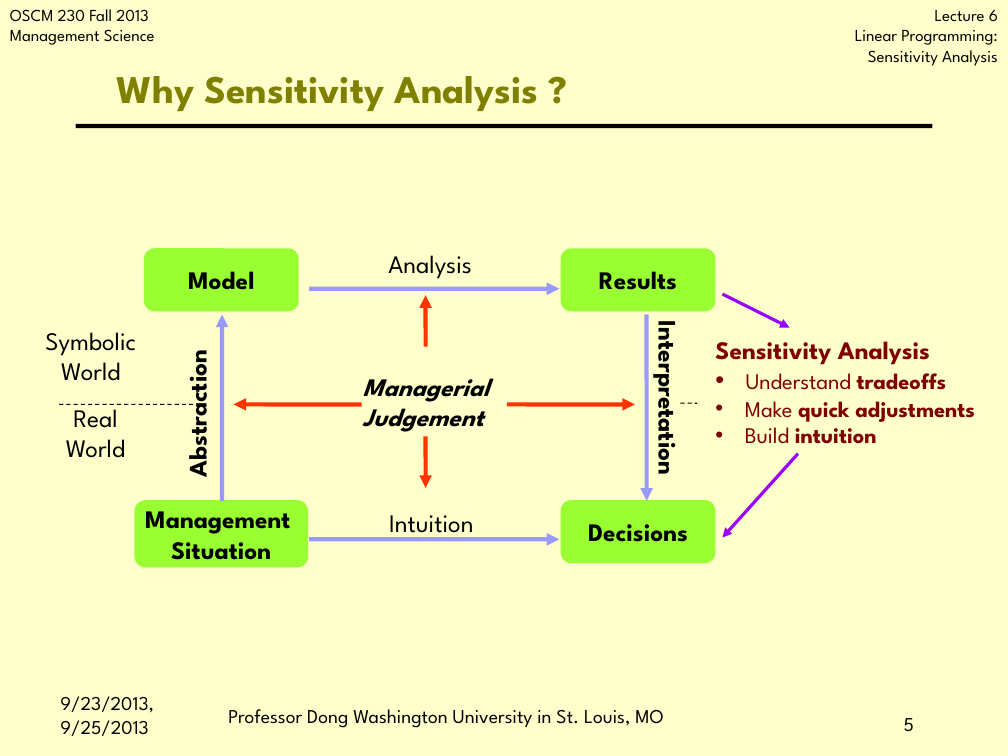
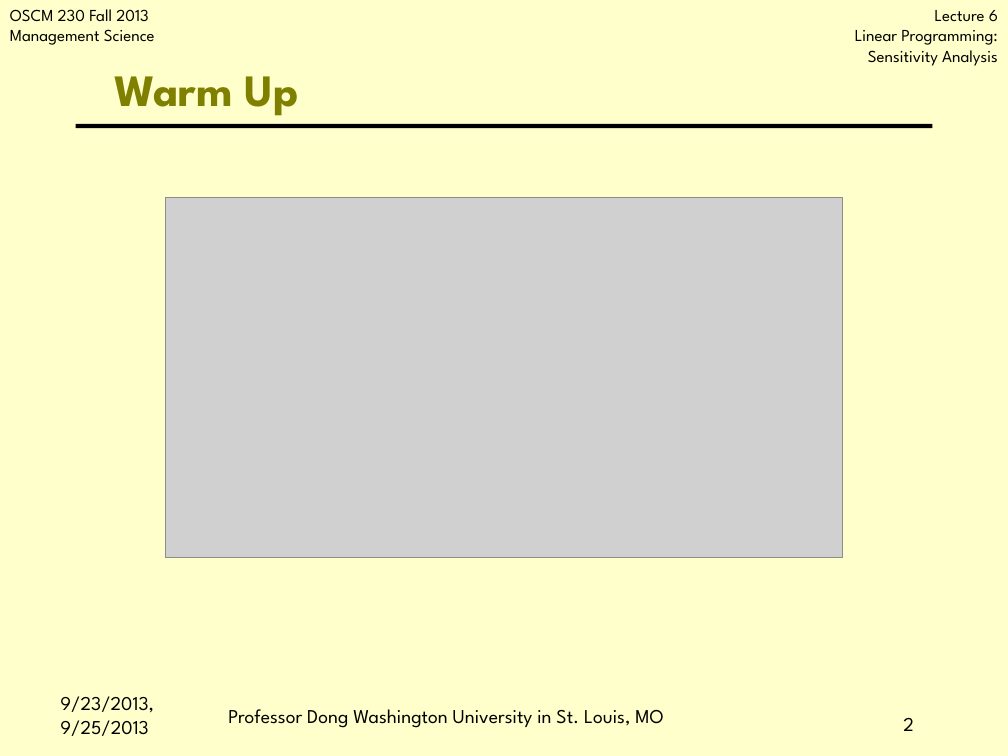
Before and after one commit to jbf232/OSCM230, a slide deck: slide 2 of Fall 2015/Lectures/Lecture 4 Sensitivity Analysis/Lecture 4 Intro Sensitivity Analysis.pptx (slide 5 before the commit). Drawn at 1008x756 pixels with LibreOffice and Linux fonts; fonts in the diff are those of the drawing; grey boxes stand for pictures; background and template pictures are left out. Boxes give left, top, right and bottom in pixels: in the first picture for what was removed or moved away, otherwise in the second. Text is boxed around its words. In the diff, an @@ line names an element or a change of style, - is before the commit and + after.

```diff
--- a/Fall 2015/Lectures/Lecture 4 Sensitivity Analysis/Lecture 4 Intro Sensitivity Analysis.pptx
+++ b/Fall 2015/Lectures/Lecture 4 Sensitivity Analysis/Lecture 4 Intro Sensitivity Analysis.pptx
@@ title at box(114, 76, 299, 116): text changed; size 28 to 32 pt @@
-Why Sensitivity Analysis ?
+Warm Up
@@ picture added at box(165, 198, 843, 557) @@
@@ rounded rectangle removed at box(144, 248, 298, 310) @@
-Model
@@ text removed at box(388, 255, 472, 279) @@
-Analysis
@@ rounded rectangle removed at box(560, 248, 716, 310) @@
-Results
@@ arrow removed from (309, 288) to (559, 288) @@
@@ arrow removed from (425, 347) to (425, 295) @@
@@ arrow removed from (723, 294) to (789, 328) @@
@@ arrow removed from (222, 501) to (222, 314) @@
@@ arrow removed from (646, 314) to (646, 501) @@
@@ text removed at box(45, 332, 136, 381) @@
-Symbolic
-World
@@ text removed at box(650, 336, 688, 470) @@
-Interpretation
@@ text removed at box(715, 341, 975, 444) @@
-Sensitivity Analysis
-• Understand tradeoffs
-• Make quick adjustments
-• Build intuition
@@ text removed at box(178, 364, 216, 474) @@
-Abstraction
@@ text removed at box(363, 379, 489, 432) @@
-Managerial
-Judgement
@@ line removed from (59, 404) to (193, 404) @@
@@ text removed at box(66, 404, 125, 458) @@
-Real
-World
@@ arrow removed from (362, 404) to (234, 404) @@
@@ arrow removed from (507, 404) to (635, 404) @@
@@ line removed from (680, 403) to (698, 403) @@
@@ arrow removed from (425, 436) to (425, 488) @@
@@ arrow removed from (798, 454) to (723, 537) @@
@@ rounded rectangle removed at box(134, 500, 307, 568) @@
-Management
-Situation
@@ rounded rectangle removed at box(560, 500, 716, 562) @@
-Decisions
@@ arrow removed from (309, 539) to (559, 539) @@
@@ text removed at box(389, 515, 473, 540) @@
-Intuition
@@ page number at box(903, 718, 914, 731): text changed @@
-5
+2
```
Also in this commit, not shown: 2 other slides changed, 2 slides added, 14 other files.
